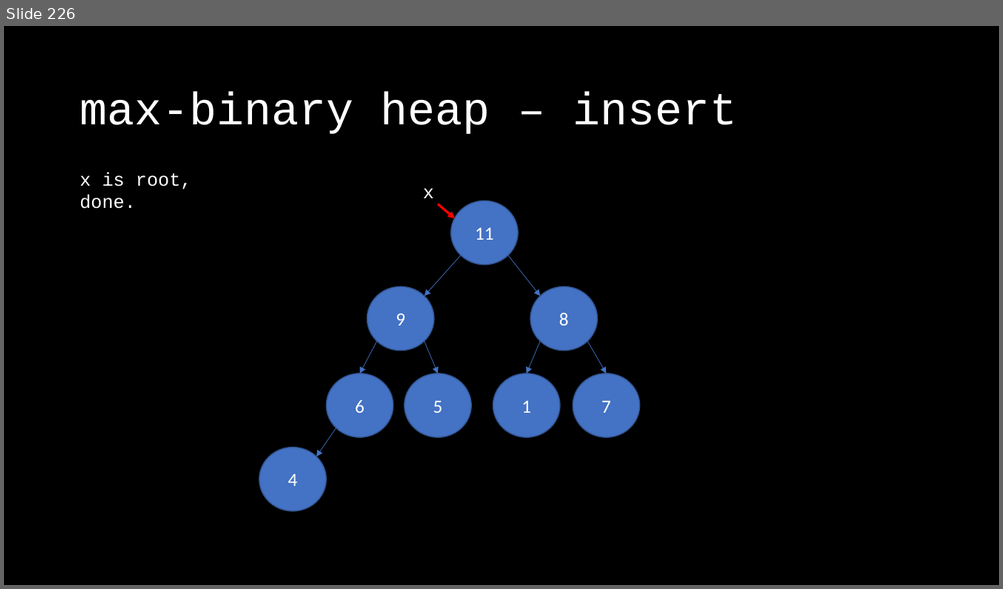
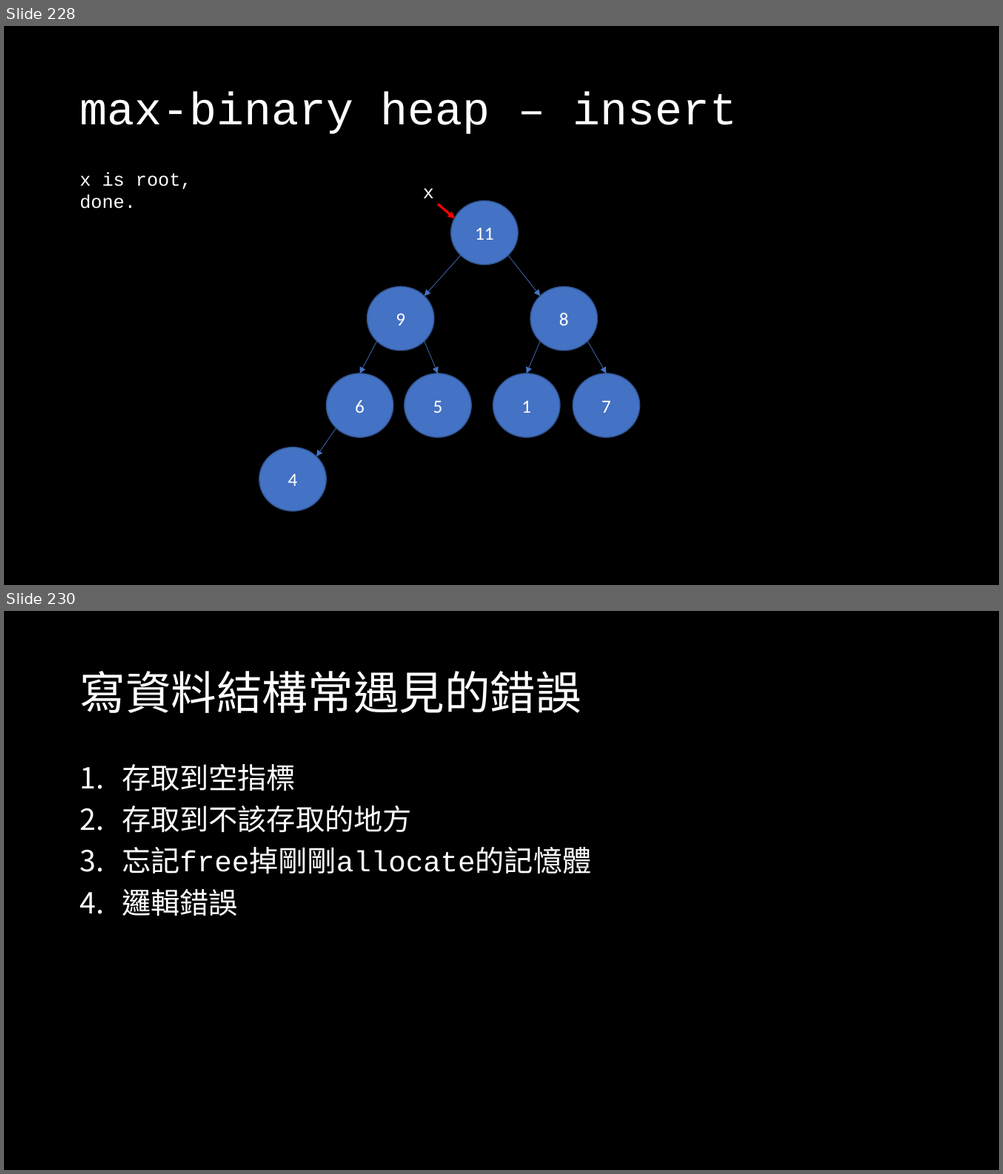
Before and after one commit to OEmiliatanO/those_c_prog_didnt_teach, a slide deck: Ch3/Ch3-data structure.pptx. Shown one above the other, each under a label of ours: slide 226 before the commit, slides 228 and 230 after it; the slides between them are not shown. The pictures are 1003x589 and 1003x1174 pixels, drawn with LibreOffice and Linux fonts; fonts in the diff are those of the drawing. Boxes give left, top, right and bottom in pixels: in the first picture for what was removed or moved away, otherwise in the second. Text is boxed around its words. In the diff, an @@ line names an element or a change of style, - is before the commit and + after.

```diff
--- a/Ch3/Ch3-data structure.pptx
+++ b/Ch3/Ch3-data structure.pptx
@@ slide 230 added at [4,611,999,1170], background #000000 @@
@@ title added at [79,671,581,713], 44 pt, text #FFFFFF @@
+寫資料結構常遇見的錯誤
@@ text added at [122,764,591,917], 28 pt, text #FFFFFF @@
+1. 存取到空指標
+2. 存取到不該存取的地方
+3. 忘記free掉剛剛allocate的記憶體
+4. 邏輯錯誤
@@ what was slide 226 is now slide 228 @@
```
Also in this commit, not shown: 12 slides changed, 3 other slides added, 1 other file.
